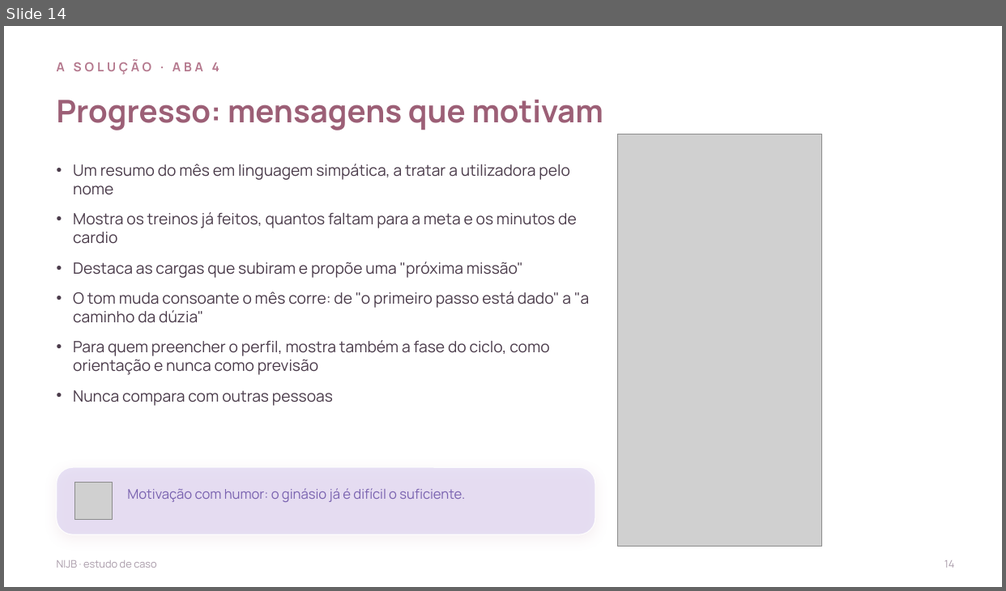
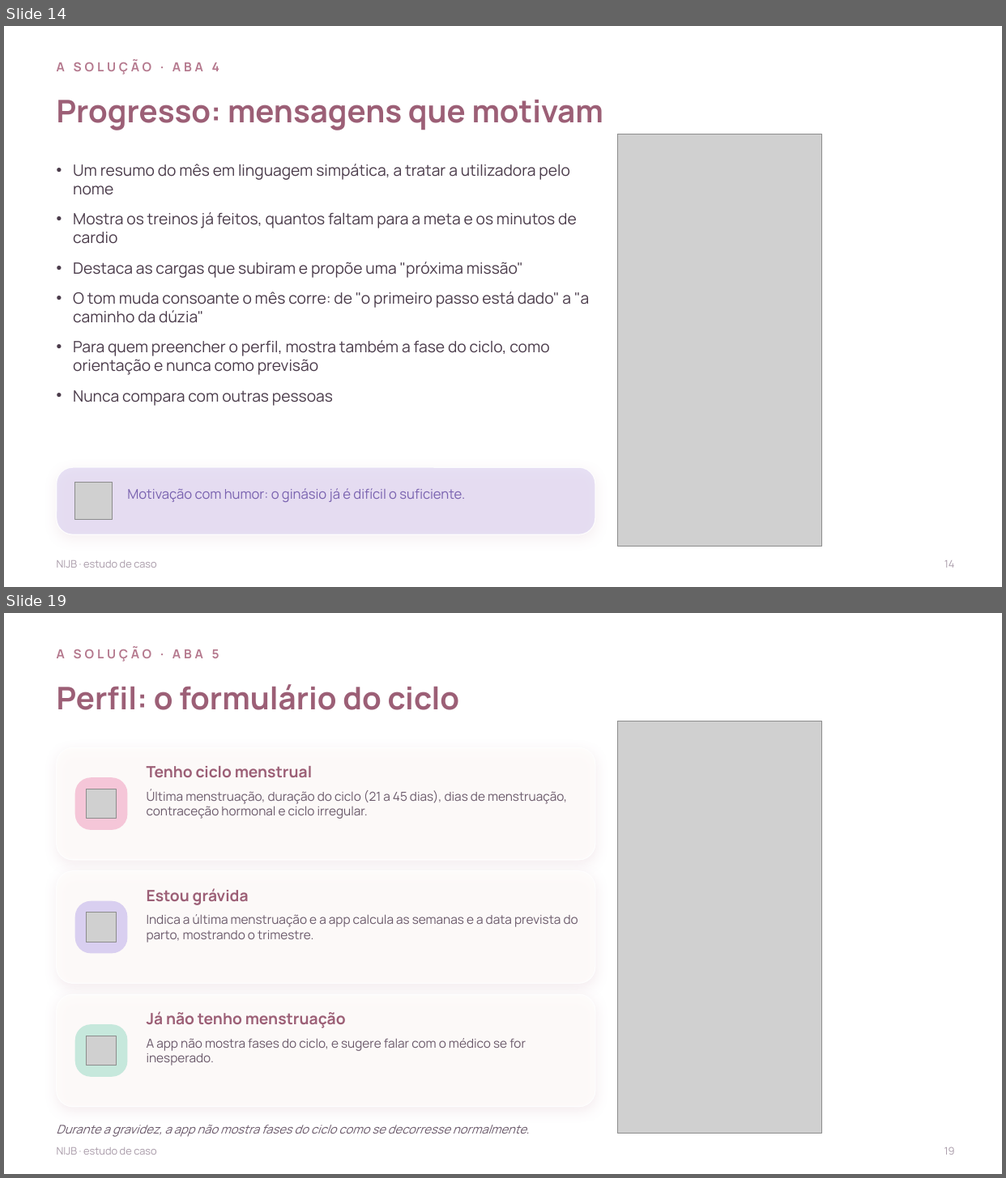
Before and after one commit to nauquero/nau-quero, a slide deck: NIJB-estudo-de-caso-completo.pptx. Shown one above the other, each under a label of ours: slide 14 before the commit, slides 14 and 19 after it; the slides between them are not shown. The pictures are 1006x591 and 1006x1178 pixels, drawn with LibreOffice and Linux fonts; fonts in the diff are those of the drawing; grey boxes stand for pictures; background and template pictures are left out. Boxes give left, top, right and bottom in pixels: in the first picture for what was removed or moved away, otherwise in the second. Text is boxed around its words. In the diff, an @@ line names an element or a change of style, - is before the commit and + after.

```diff
--- a/NIJB-estudo-de-caso-completo.pptx
+++ b/NIJB-estudo-de-caso-completo.pptx
@@ slide 19 added at (4, 613, 1002, 1174), background picture (left out) @@
@@ text added at (57, 649, 219, 662), 12 pt, text #B5798E, bold @@
+A SOLUÇÃO · ABA 5
@@ text added at (57, 684, 459, 710), 30 pt, text #9C5F76, bold @@
+Perfil: o formulário do ciclo
@@ picture added at (618, 722, 822, 1133) @@
@@ rounded rectangle added at (57, 747, 595, 860), fill #FFFDFB at 78% opacity, outline #FFFFFF 1 pt @@
@@ rounded rectangle added at (75, 777, 127, 830), fill #F5C6D8 @@
@@ text added at (147, 766, 312, 778), 15 pt, text #9C5F76, bold @@
+Tenho ciclo menstrual
@@ picture added at (87, 789, 116, 818) @@
@@ text added at (147, 790, 567, 819), 12 pt, text #6B5A6B @@
+Última menstruação, duração do ciclo (21 a 45 dias), dias de menstruação, contraceção hormonal e ciclo irregular.
@@ rounded rectangle added at (57, 871, 595, 983), fill #FFFDFB at 78% opacity, outline #FFFFFF 1 pt @@
@@ rounded rectangle added at (75, 901, 127, 954), fill #D9CFF0 @@
@@ text added at (147, 888, 249, 905), 15 pt, text #9C5F76, bold @@
+Estou grávida
@@ picture added at (87, 913, 116, 942) @@
@@ text added at (147, 914, 578, 943), 12 pt, text #6B5A6B @@
+Indica a última menstruação e a app calcula as semanas e a data prevista do parto, mostrando o trimestre.
@@ rounded rectangle added at (57, 995, 595, 1107), fill #FFFDFB at 78% opacity, outline #FFFFFF 1 pt @@
@@ rounded rectangle added at (75, 1024, 127, 1077), fill #C6E8DC @@
@@ text added at (147, 1012, 346, 1029), 15 pt, text #9C5F76, bold @@
+Já não tenho menstruação
@@ picture added at (87, 1036, 116, 1065) @@
@@ text added at (147, 1038, 526, 1066), 12 pt, text #6B5A6B @@
+A app não mostra fases do ciclo, e sugere falar com o médico se for inesperado.
@@ text added at (57, 1125, 529, 1137), 11.5 pt, text #6B5A6B, italic @@
+Durante a gravidez, a app não mostra fases do ciclo como se decorresse normalmente.
@@ text added at (944, 1147, 955, 1155), 10 pt, text #A99BA9 @@
+19
@@ text added at (57, 1148, 156, 1155), 10 pt, text #A99BA9 @@
+NIJB · estudo de caso
```
Also in this commit, not shown: 10 slides changed, 3 other slides added.
